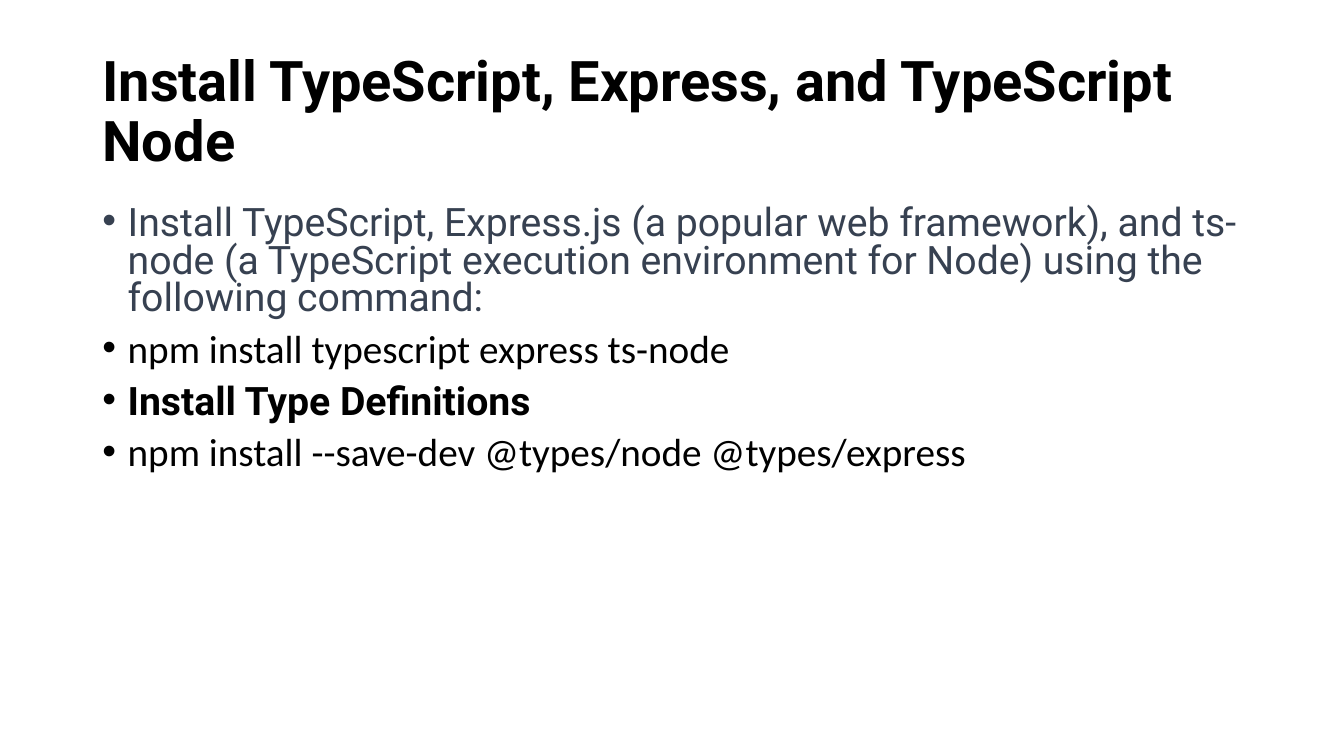
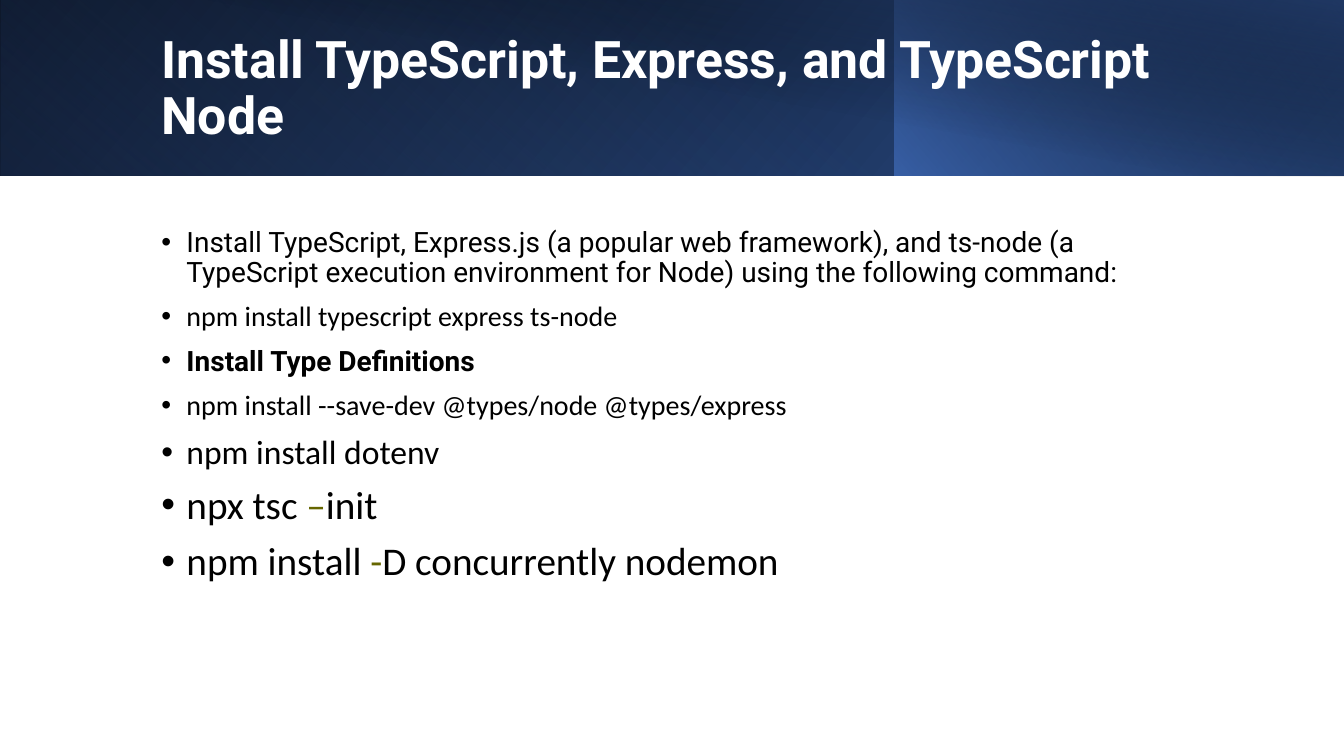
Before and after one commit to 1shaked/full-stack, a slide deck: slide 9 of 26ass/Node intro.pptx. Drawn at 1344x756 pixels with LibreOffice and Linux fonts; fonts in the diff are those of the drawing. Boxes give left, top, right and bottom in pixels: in the first picture for what was removed or moved away, otherwise in the second. Text is boxed around its words. In the diff, an @@ line names an element or a change of style, - is before the commit and + after.

```diff
--- a/26ass/Node intro.pptx
+++ b/26ass/Node intro.pptx
@@ rectangle added at [0,0,1344,175], fill gradient #000000 to #2F5597 @@
@@ rectangle added at [0,0,895,175], fill gradient #4472C4 to #203864 @@
@@ rectangle added at [50,0,1344,176], fill gradient #000000 to #203864 @@
@@ rectangle added at [894,0,1344,175], fill gradient #4472C4 to #000000 @@
@@ title "Install TypeScript, Express, and TypeScript ...": place and size @@
-title "Install TypeScript, Express, and TypeScript ..." at [102,59,1172,162]
+title "Install TypeScript, Express, and TypeScript ..." at [161,39,1150,135]
@@ title "Install TypeScript, Express, and TypeScript ..." at [161,39,1150,135]: size 40 to 37 pt, text colour #000000 to #FFFFFF @@
@@ text "Install TypeScript, Express.js (a popular ...": place and size @@
-text "Install TypeScript, Express.js (a popular ..." at [128,205,1236,473]
+text "Install TypeScript, Express.js (a popular ..." at [186,229,1117,582]
@@ text "Install TypeScript, Express.js (a popular ..." at [186,229,1117,582]: vertical alignment top to middle @@
@@ text at [186,229,1117,420]: size 28 to 20 pt in "Install TypeScript, Express.js (a popular web framework), ...", "npm install typescript express ts-node", "Install Type Definitions", "npm install --save-dev @types/node @types/express"; text colour #374151 to #000000 in "Install TypeScript, Express.js (a popular web framework), ..."; line spacing 0.8 to 0.9 @@
@@ text at [186,440,779,582]: paragraphs added @@
+• npm install dotenv
+• npx tsc –init
+• npm install -D concurrently nodemon
```
Also in this commit, not shown: 11 other slides changed, 19 slides added, 31 other files.
